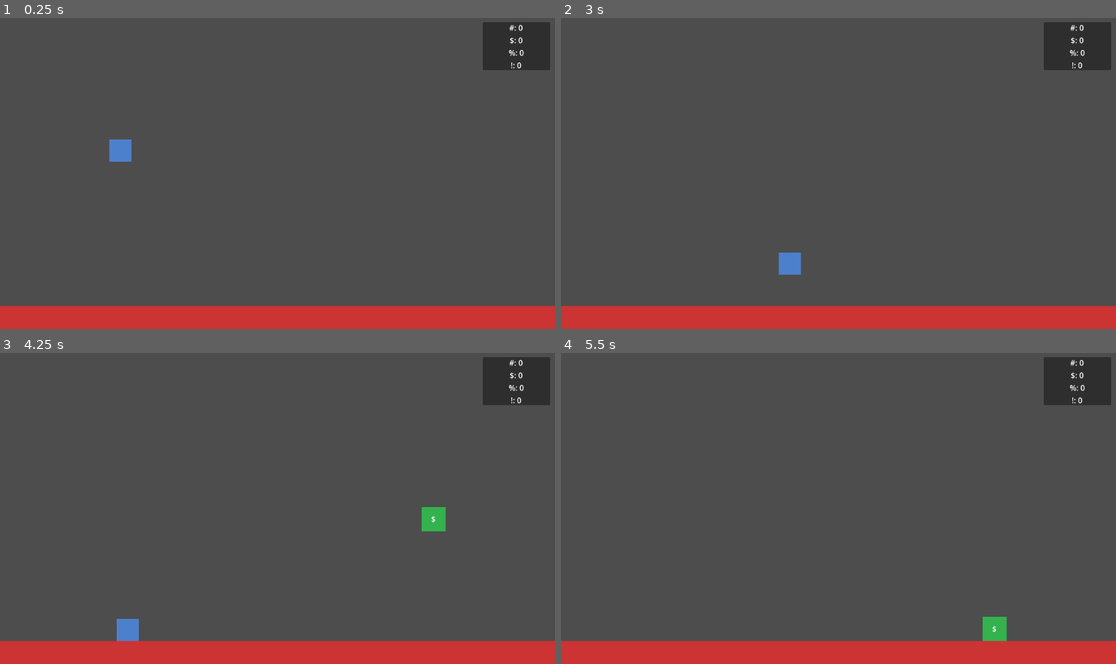
Above: before the commit, frames 1-4 (two rows, left to right).
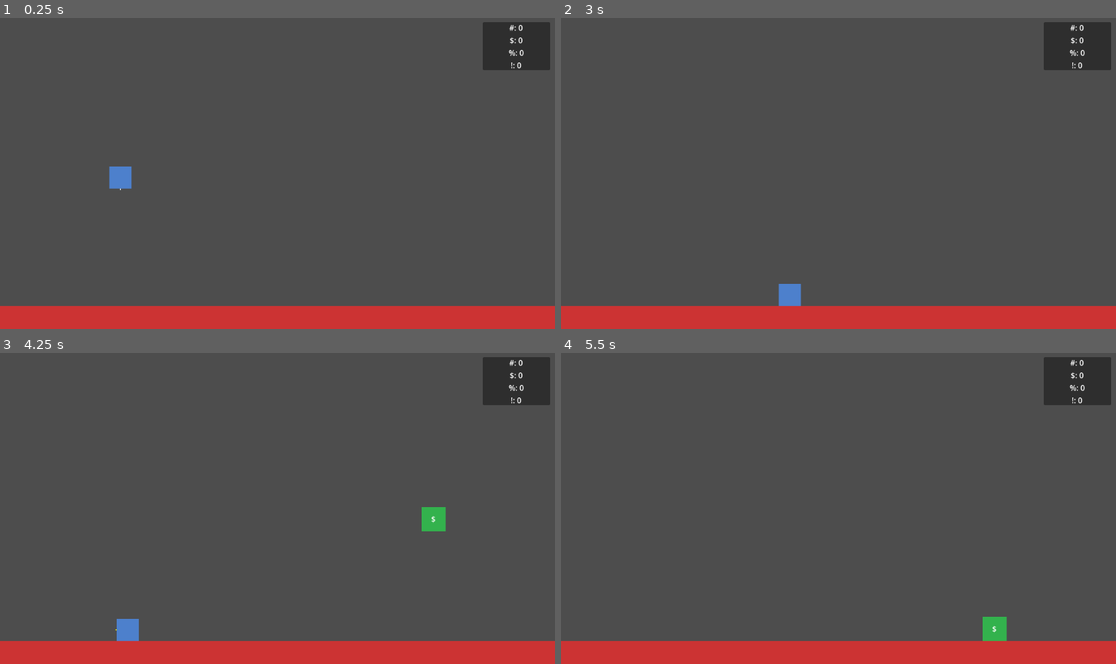
Above: after the commit, the same moments.

Repository: JustinLycklama/GodotVibeCode
Game: Godot game, scene res://scenes/main.tscn
Same seed, same stepped clock (60 frames per second), same inputs: the game is played once before the commit and once after it.
Inputs (mouse positions are in pixels of both pictures, inside the frame that each line leads up to):
- Up to frame 1 (0.25 s): no input
- Up to frame 2 (3 s): tap Enter (ui_accept) at 0.5, 0.77, 1.52 s; move the mouse to (960, 157) at 0.52 s; hold Right (ui_right) 0.53-1.28 s; click (960, 157) at 0.67 s; move the mouse to (727, 189) at 1.27 s; hold Left (ui_left) 1.28-2.03 s; move the mouse to (894, 105) at 2.02 s; hold Right (ui_right) 2.03-2.78 s; move the mouse to (810, 235) at 2.77 s; hold Up (ui_up) from 2.78 s (still down); click (810, 235) at 2.92 s
- Up to frame 3 (4.25 s): tap Enter (ui_accept) at 3.02, 3.77 s; move the mouse to (444, 555) at 3.52 s; release Up (ui_up) at 3.53 s; hold Left (ui_left) from 3.53 s (still down)
- Up to frame 4 (5.5 s): keep holding Left (ui_left); move the mouse to (672, 461) at 4.27 s; tap Enter (ui_accept) at 4.52 s; move the mouse to (866, 508) at 5.02 s; click (866, 508) at 5.17 s

The runs differ from the first frame. In frame 1, 0.6% of the frame differs, in the area x 19-24%, y 39-56%; in frame 2, 0.6%; in frame 3, less than 0.1%; in frame 4, nothing differs.

Commit message:
floor to wall, and wall to floor work very well

Diff:
--- a/scripts/box_controller.gd
+++ b/scripts/box_controller.gd
@@ -1,43 +1,235 @@
 extends CharacterBody2D
 
 @export var speed: float = 300.0
-@export var gravity: float = 800.0
-@export var jump_velocity: float = -400.0
+@export var gravity: float = 2000.0
+
+# Spider movement system
+var surface_normal: Vector2 = Vector2.UP  # Direction away from surface (player's "up")
+var is_attached: bool = true              # Currently on a surface?
+var target_rotation: float = 0.0          # For smooth rotation lerping
+var input_direction: float = 0.0          # Current movement input (-1, 0, or 1)
+
+# Raycast constants
+const WALL_DETECT_DISTANCE := 30.0   # How far ahead to look for walls
+const FLOOR_DETECT_DISTANCE := 35.0  # How far down to check for floor
+const CORNER_DETECT_DISTANCE := 45.0 # Diagonal check for corners
+const STICK_FORCE := 100.0           # Force pulling toward surface
+
+# Dual raycast constants
+const RAY_OFFSET := 15.0             # Distance from center to ray origin
+const RAY_LENGTH := 50.0             # How far to cast surface detection rays
+const RAY_INWARD_TILT := 0.15        # Slight tilt toward center (radians, ~8.5°)
+const PLAYER_HALF_HEIGHT := 23.0     # Half player height for positioning
+const MAX_ROTATION_SPEED := 8.0      # Radians/sec (~460°/sec) for constant-speed rotation
 
 # Block pickup system
 var held_block: StaticBody2D = null
-const HELD_BLOCK_OFFSET := Vector2(0, -50)  # Block appears above player's head
+const HELD_BLOCK_OFFSET := Vector2(0, -50)  # Block appears above player's head (in local space)
+
+# Debug visualization
+const DEBUG_DRAW_RAYS := true
+var _debug_rays: Array = []  # Array of {from, to, color, hit}
 
 
 func _ready() -> void:
 	add_to_group("player")
 
 
+func _draw() -> void:
+	if not DEBUG_DRAW_RAYS:
+		return
+	for ray in _debug_rays:
+		# Convert global positions to local for drawing
+		var from_local := to_local(ray.from)
+		var to_local_pos := to_local(ray.to)
+		var color: Color = ray.color
+		if ray.hit:
+			color = Color.GREEN  # Hit = green
+		draw_line(from_local, to_local_pos, color, 2.0)
+
+
+func _process(delta: float) -> void:
+	# Constant-speed rotation (not lerp which slows at the end)
+	var angle_diff := wrapf(target_rotation - rotation, -PI, PI)
+	var max_step := MAX_ROTATION_SPEED * delta
+	rotation += clampf(angle_diff, -max_step, max_step)
+
+	# Update held block position to follow player (using rotated offset)
+	if held_block and is_instance_valid(held_block):
+		var rotated_offset := HELD_BLOCK_OFFSET.rotated(rotation)
+		held_block.global_position = global_position + rotated_offset
+
+
 func _physics_process(delta: float) -> void:
-	# Apply gravity
-	velocity.y += gravity * delta
-
-	# Jump when on floor
-	if is_on_floor() and Input.is_action_just_pressed("ui_up"):
-		velocity.y = jump_velocity
-
-	# Horizontal movement
-	var direction := 0.0
+	# Clear debug rays for this frame
+	if DEBUG_DRAW_RAYS:
+		_debug_rays.clear()
+
+	# Get input
+	input_direction = 0.0
 	if Input.is_action_pressed("ui_right"):
-		direction += 1
+		input_direction += 1
 	if Input.is_action_pressed("ui_left"):
-		direction -= 1
-
-	velocity.x = direction * speed
+		input_direction -= 1
+
+	if is_attached:
+		_attached_movement(delta)
+	else:
+		_falling_movement(delta)
 
 	move_and_slide()
+
+	# Trigger redraw for debug visualization
+	if DEBUG_DRAW_RAYS:
+		queue_redraw()
 
 	# Push any overlapping falling blocks up out of the way
 	_push_overlapping_blocks_up()
 
-	# Update held block position to follow player
+
+func _attached_movement(delta: float) -> void:
+	# Move along surface (perpendicular to surface_normal)
+	# Positive input = clockwise around surface (right on floor, up on right wall, etc.)
+	var move_dir := surface_normal.rotated(PI / 2) * input_direction
+	velocity = move_dir * speed
+
+	# Check for surface transitions
+	_check_surface_transitions()
+
+	# Apply small force toward surface to maintain contact
+	velocity += -surface_normal * STICK_FORCE
+
+	# Use dual-ray surface info for continuous surface tracking
+	var info := _get_surface_info()
+	if info.is_empty():
+		is_attached = false
+	else:
+		# Continuously update normal from averaged rays
+		surface_normal = info.normal
+		target_rotation = surface_normal.angle() + PI / 2
+
+
+func _falling_movement(delta: float) -> void:
+	# Apply world gravity (always down)
+	velocity.y += gravity * delta
+
+	# Allow some air control
+	var air_move := input_direction * speed * 0.3
+	velocity.x = move_toward(velocity.x, air_move, speed * delta)
+
+	# Check for surface to attach to
+	var down_ray := _cast_ray(Vector2.DOWN, FLOOR_DETECT_DISTANCE, Color.WHITE)
+	if not down_ray.is_empty():
+		_attach_to_surface(down_ray.normal)
+
+
+func _check_surface_transitions() -> void:
+	if input_direction == 0:
+		return
+
+	# Movement direction along current surface
+	var move_dir := surface_normal.rotated(PI / 2) * input_direction
+
+	# 1. Check if we're about to hit a wall (climb up onto it)
+	var forward_ray := _cast_ray(move_dir, WALL_DETECT_DISTANCE, Color.YELLOW)
+	if not forward_ray.is_empty():
+		_attach_to_surface(forward_ray.normal)
+		return
+
+	# 2. Check if floor disappeared (wrap around outer corner)
+	var down_ray := _cast_ray(-surface_normal, FLOOR_DETECT_DISTANCE, Color.BLUE)
+	if down_ray.is_empty():
+		# Try to find corner to wrap around
+		var corner_dir := (move_dir - surface_normal).normalized()
+		var corner_ray := _cast_ray(corner_dir, CORNER_DETECT_DISTANCE, Color.MAGENTA)
+		if not corner_ray.is_empty():
+			_attach_to_surface(corner_ray.normal)
+		else:
+			is_attached = false  # Start falling
+
+
+func _attach_to_surface(new_normal: Vector2) -> void:
+	surface_normal = new_normal.normalized()
+	is_attached = true
+	# Convert normal to rotation: normal points "up" from player's perspective
+	# When normal is UP (0, -1), rotation should be 0
+	# When normal is RIGHT (1, 0), rotation should be -PI/2 (or 3PI/2)
+	target_rotation = surface_normal.angle() + PI / 2
+	_snap_to_surface()
+
+
+func _cast_ray(direction: Vector2, distance: float, debug_color: Color = Color.RED) -> Dictionary:
+	var from := global_position
+	var to := global_position + direction.normalized() * distance
+	var space_state := get_world_2d().direct_space_state
+	var query := PhysicsRayQueryParameters2D.create(from, to)
+	query.exclude = [self]
+	# Exclude held block from raycasts
 	if held_block and is_instance_valid(held_block):
-		held_block.global_position = global_position + HELD_BLOCK_OFFSET
+		query.exclude.append(held_block.get_rid())
+	var result := space_state.intersect_ray(query)
+
+	# Record for debug drawing
+	if DEBUG_DRAW_RAYS:
+		_debug_rays.append({"from": from, "to": to, "color": debug_color, "hit": not result.is_empty()})
+
+	return result
+
+
+func _cast_ray_from(origin: Vector2, direction: Vector2, distance: float, debug_color: Color = Color.CYAN) -> Dictionary:
+	var to := origin + direction * distance
+	var space_state := get_world_2d().direct_space_state
+	var query := PhysicsRayQueryParameters2D.create(origin, to)
+	query.exclude = [self]
+	if held_block and is_instance_valid(held_block):
+		query.exclude.append(held_block.get_rid())
+	var result := space_state.intersect_ray(query)
+
+	# Record for debug drawing
+	if DEBUG_DRAW_RAYS:
+		_debug_rays.append({"from": origin, "to": to, "color": debug_color, "hit": not result.is_empty()})
+
+	return result
+
+
+func _get_surface_info() -> Dictionary:
+	var perpendicular := surface_normal.rotated(PI / 2)
+	var down := -surface_normal
+
+	# Left ray: starts left, tilts slightly right (toward center)
+	var left_origin := global_position + perpendicular * -RAY_OFFSET
+	var left_dir := down.rotated(-RAY_INWARD_TILT)  # Tilt toward center
+
+	# Right ray: starts right, tilts slightly left (toward center)
+	var right_origin := global_position + perpendicular * RAY_OFFSET
+	var right_dir := down.rotated(RAY_INWARD_TILT)  # Tilt toward center
+
+	var hit_left := _cast_ray_from(left_origin, left_dir, RAY_LENGTH, Color.ORANGE)
+	var hit_right := _cast_ray_from(right_origin, right_dir, RAY_LENGTH, Color.CYAN)
+
+	if hit_left.is_empty() and hit_right.is_empty():
+		return {}
+
+	# Average results
+	var avg_normal: Vector2
+	var avg_position: Vector2
+	if not hit_left.is_empty() and not hit_right.is_empty():
+		avg_normal = (hit_left.normal + hit_right.normal).normalized()
+		avg_position = (hit_left.position + hit_right.position) / 2
+	elif not hit_left.is_empty():
+		avg_normal = hit_left.normal
+		avg_position = hit_left.position
+	else:
+		avg_normal = hit_right.normal
+		avg_position = hit_right.position
+
+	return {"normal": avg_normal, "position": avg_position}
+
+
+func _snap_to_surface() -> void:
+	var info := _get_surface_info()
+	if not info.is_empty():
+		global_position = info.position + surface_normal * PLAYER_HALF_HEIGHT
 
 
 func _push_overlapping_blocks_up() -> void:
@@ -156,6 +348,11 @@
 	global_position = Vector2(landing_pos.x, player_y)
 	velocity = Vector2.ZERO  # Stop any movement
 
+	# Reset to floor orientation after placing block
+	surface_normal = Vector2.UP
+	target_rotation = 0.0
+	is_attached = true
+
 	# Clear held block reference
 	held_block = null
 
Not shown, changed: .claude/settings.local.json
Not shown, changed: documentation/FEATURES.md
